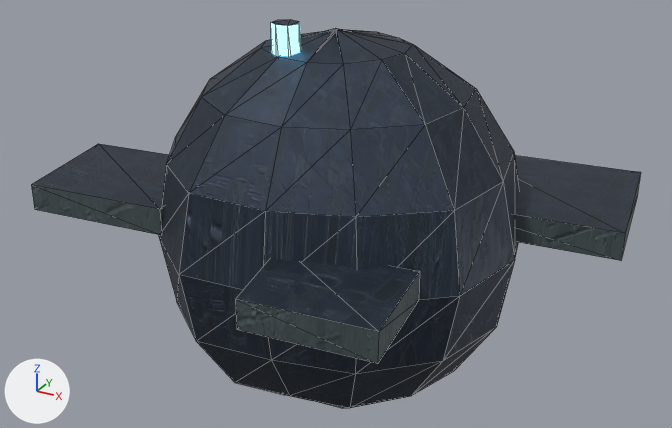
A saved change to the glTF model game/assets/world/aetherfall/models/debris_cluster.glb.
Before and after are seen from a 50 mm camera at (4.52, -7.77, 3.97) aimed at (0.18, 0.12, 0.03). The lights are fixed; the arrows at lower left show +X, +Y and +Z. The picture after the commit comes second. Mesh edges are drawn as thin lines. Vertices at exactly the same position are counted once.

In view in the first picture: 'ExposedCable', 'WreckPlate0', 'WreckPlate1', 'WreckPlate2', 'WreckedHousing'.
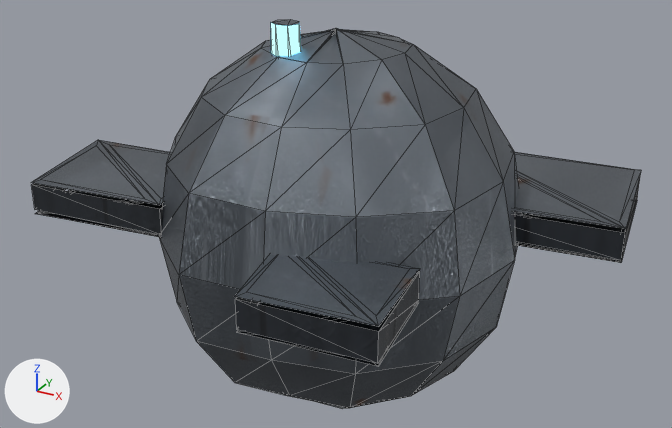
Patch to the scene script:
```diff
--- a/game/assets/world/aetherfall/models/debris_cluster.glb.py
+++ b/game/assets/world/aetherfall/models/debris_cluster.glb.py
@@ img_aetherfall_metal_orm @@
+img_aetherfall_metal_orm = load_image('aetherfall_metal_orm', '../textures/85e99240449c53a4f75b5f6f448612adc71449d9810deae76918566991aa6568.png', 1024, 1024, 'Non-Color')
@@ img_aetherfall_metal_normal @@
+img_aetherfall_metal_normal = load_image('aetherfall_metal_normal', '../textures/e8e01357870d7effc84b8b922359332c5ca448643ae98a3befd635813364aaea.png', 1024, 1024, 'Non-Color')
@@ img_aetherfall_metal @@
+img_aetherfall_metal = load_image('aetherfall_metal', '../textures/71346d87ab1bbead25b4256899548a92183962303db313d972675f525523e3cc.png', 1024, 1024, 'sRGB')
@@ mat_steel @@
 mat_steel = bpy.data.materials.new('Steel')
-# nodes: BsdfPrincipled, NormalMap, OutputMaterial, SeparateColor, TexImage x3
-# uses the picture img_aether_metal
-# uses the picture img_aether_metal_normal
-# uses the picture img_aether_metal_orm
+# nodes: BsdfPrincipled, Mapping x3, NormalMap, OutputMaterial, SeparateColor, TexImage x3, UVMap x3
+# uses the picture img_aetherfall_metal
+# uses the picture img_aetherfall_metal_normal
+# uses the picture img_aetherfall_metal_orm
@@ me_wreckedhousing @@
 # used by ob_wreckedhousing; location = (0.145, 0.185, -0.075)
-me_wreckedhousing.from_pydata(...)  # 117 vertices, 208 faces; spans x -1.88..1.98, y -1.82..1.89, z -2.05..2.05
+me_wreckedhousing.from_pydata(...)  # 266 vertices, 312 faces; spans x -1.88..1.98, y -1.82..1.89, z -2.05..2.05
+# me_wreckedhousing part 1: 3 vertices moved within x 0.0, y 0.0, z 2.04..2.05; 74 vertices added at x -0.66..0.68, y -0.72..0.72, z 1.85..2.05
+# other edits to the shape of me_wreckedhousing do not show in these pictures
 me_wreckedhousing.materials.append(mat_steel)
@@ me_wreckplate0 @@
 # used by ob_wreckplate0; location = (0.145, 0.185, -0.075)
-me_wreckplate0.from_pydata(...)  # 8 vertices, 12 faces; spans x -3.2..-1.31, y -1.42..0.11, z 0.05..0.34
+me_wreckplate0.from_pydata(...)  # 28 vertices, 36 faces; spans x -3.2..-1.31, y -1.42..0.11, z 0.0..0.39
+# me_wreckplate0 part 2
+# 4 faces are deleted
+# 20 vertices are added at x -3.2..-1.31, y -1.42..0.11, z 0.0..0.39
+# 14 new faces join them, mat_steel
+# 14 new faces join them, mat_composite
 me_wreckplate0.materials.append(mat_steel)
@@ me_wreckplate1 @@
 # used by ob_wreckplate1; location = (0.145, 0.185, -0.075)
-me_wreckplate1.from_pydata(...)  # 8 vertices, 12 faces; spans x 0.6..2.91, y 0.22..2.09, z 0.05..0.34
+me_wreckplate1.from_pydata(...)  # 28 vertices, 36 faces; spans x 0.6..2.91, y 0.22..2.09, z 0.0..0.39
+# me_wreckplate1 part 3
+# 4 faces are deleted
+# 20 vertices are added at x 0.6..2.91, y 0.22..2.09, z 0.0..0.39
+# 14 new faces join them, mat_steel
+# 14 new faces join them, mat_composite
 me_wreckplate1.materials.append(mat_steel)
@@ me_wreckplate2 @@
 # used by ob_wreckplate2; location = (0.145, 0.185, -0.075)
-me_wreckplate2.from_pydata(...)  # 8 vertices, 12 faces; spans x 0.2..1.67, y -2.46..-1.27, z 0.05..0.34
+me_wreckplate2.from_pydata(...)  # 24 vertices, 30 faces; spans x 0.197..1.673, y -2.463..-1.267, z 0.009..0.387
+# me_wreckplate2 part 4
+# 4 faces are deleted
+# 16 vertices are added at x 0.197..1.673, y -2.463..-1.267, z 0.009..0.387
+# 14 new faces join them, mat_steel
+# 8 new faces join them, mat_composite
 me_wreckplate2.materials.append(mat_steel)
```

What differs and where, as boxes [x1, y1, x2, y2] in the pictures (672 x 428 px):
'WreckedHousing', surface changed, reshaped (lighter)
    before: [159, 28, 519, 408]
    after: [159, 28, 522, 408]
'WreckPlate2', surface changed, reshaped
    before: [235, 259, 420, 364]
    after: [235, 255, 420, 366]
'WreckPlate1', surface changed, reshaped
    before: [514, 155, 641, 260]
    after: [513, 152, 641, 263]
'WreckPlate0', surface changed, reshaped (7% taller)
    before: [31, 144, 169, 235]
    after: [31, 140, 170, 237]
part 1 of me_wreckedhousing, reshaped
    before: [261, 29, 373, 63]
    after: [261, 28, 413, 65]
part 2 of me_wreckplate0, built on
    before: [31, 144, 169, 209]
    after: [31, 140, 170, 237]
part 3 of me_wreckplate1, built on
    before: [514, 155, 641, 233]
    after: [513, 152, 641, 263]
part 4 of me_wreckplate2, built on
    before: [236, 259, 419, 332]
    after: [235, 255, 420, 366]
